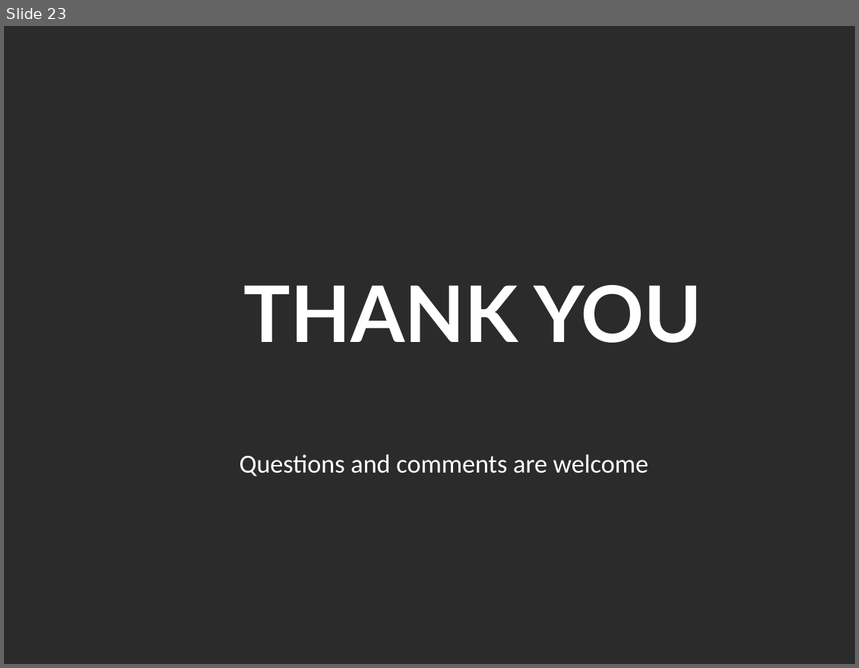
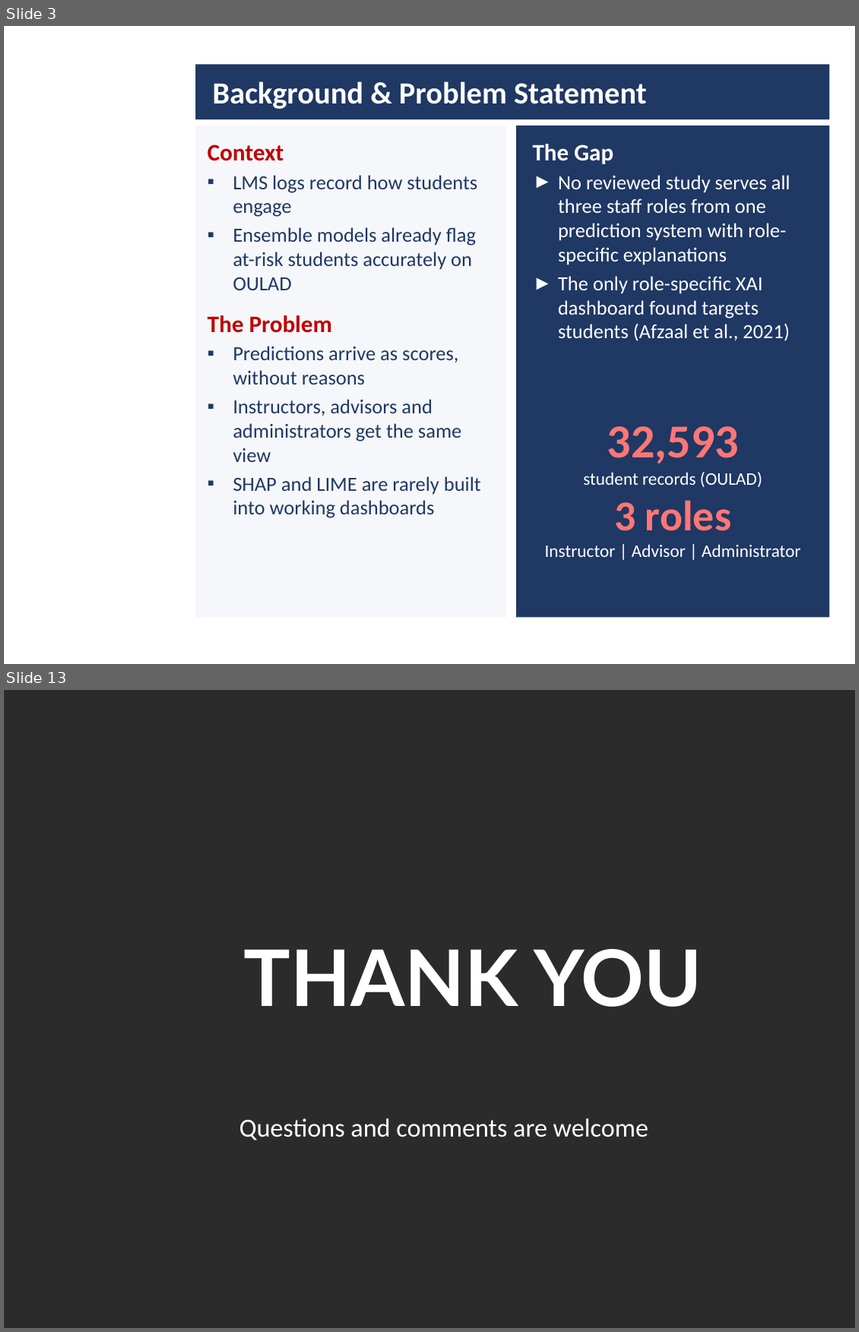
Before and after one commit to daniel-larry/python-run-result, a slide deck: Internal_Defense_Presentation.pptx. Shown one above the other, each under a label of ours: slide 23 before the commit, slides 3 and 13 after it; the slides between them are not shown. The pictures are 859x668 and 859x1332 pixels, drawn with LibreOffice and Linux fonts; fonts in the diff are those of the drawing; background and template pictures are left out; a plain dark background stands for a picture behind light text. Boxes give left, top, right and bottom in pixels: in the first picture for what was removed or moved away, otherwise in the second. Text is boxed around its words. In the diff, an @@ line names an element or a change of style, - is before the commit and + after.

```diff
--- a/Internal_Defense_Presentation.pptx
+++ b/Internal_Defense_Presentation.pptx
@@ slide 3 added at box(4, 26, 855, 664), background picture (left out) @@
@@ rectangle added at box(196, 64, 829, 119), fill #1F3864 @@
@@ title added at box(212, 81, 647, 109), 26 pt, text #FFFFFF, bold @@
+Background & Problem Statement
@@ rectangle added at box(196, 126, 506, 617), fill #F5F7FA @@
@@ rectangle added at box(516, 126, 829, 617), fill #1F3864 @@
@@ text added at box(208, 145, 481, 518), 17 pt, text #1F3864 @@
+Context
+▪ LMS logs record how students engage
+▪ Ensemble models already flag at-risk students accurately on OULAD
+The Problem
+▪ Predictions arrive as scores, without reasons
+▪ Instructors, advisors and administrators get the same view
+▪ SHAP and LIME are rarely built into working dashboards
@@ text added at box(533, 144, 791, 341), 17 pt, text #FFFFFF @@
+The Gap
+► No reviewed study serves all three staff roles from one prediction system with role-specific explanations
+► The only role-specific XAI dashboard found targets students (Afzaal et al., 2021)
@@ text added at box(545, 427, 801, 557), 15 pt, text #FFFFFF @@
+32,593
+student records (OULAD)
+3 roles
+Instructor | Advisor | Administrator
@@ what was slide 23 is now slide 13 @@
```
Also in this commit, not shown: 4 slides changed, 7 other slides added, 18 slides removed.
